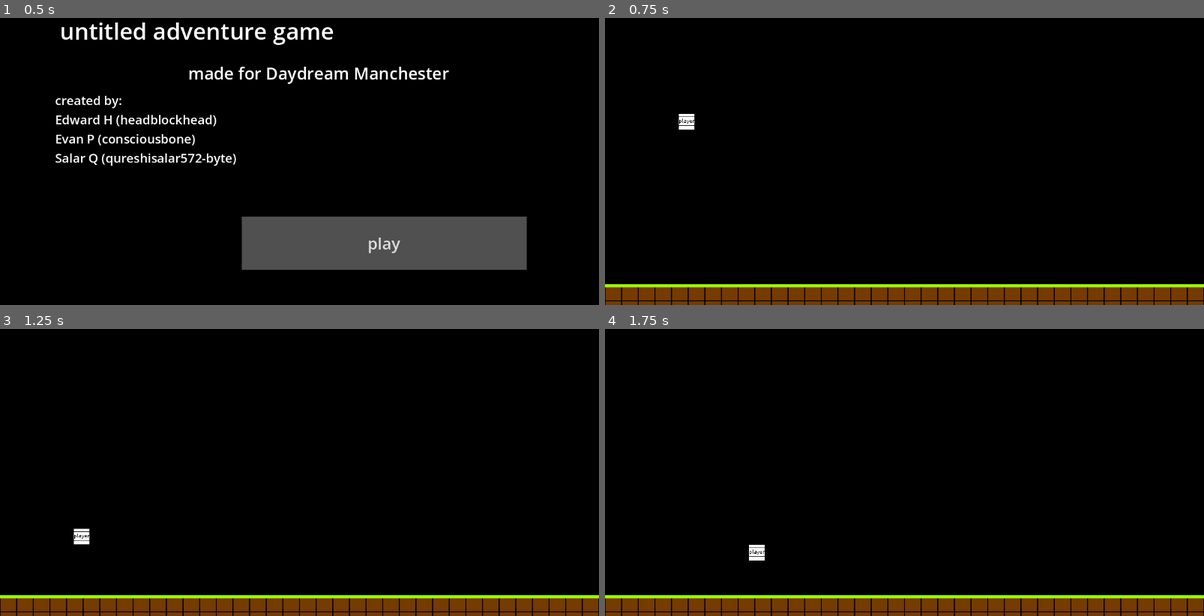
Above: before the commit, frames 1-4 (two rows, left to right).
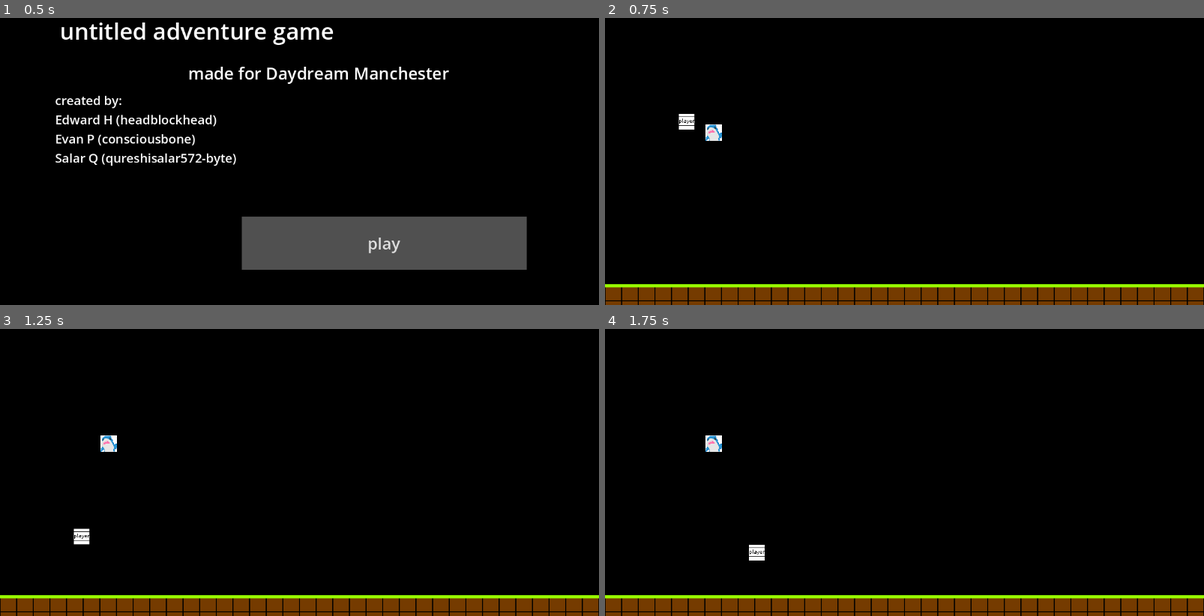
Above: after the commit, the same moments.

Repository: headblockhead/daydream-manchester
Game: Godot game, scene res://TitleScreen/title_screen.tscn
The game is run twice, just before and just after one commit, with the same random seed, the same clock (stepped at 60 frames per second) and the same inputs.
Inputs:
- Up to frame 1 (0.5 s): no input
- Up to frame 2 (0.75 s): click "play" at 0.5 s
- Up to frame 3 (1.25 s): no input
- Up to frame 4 (1.75 s): tap Enter (ui_accept) at 1.25, 1.52 s; hold Right (ui_right) from 1.28 s (still down)

Frame 1 is identical in both runs. In frame 2, 0.2% of the frame differs, in the area x 16-20%, y 37-43%; in frame 3, 0.2%; in frame 4, 0.2%.

Commit message:
feat: add friend

Diff:
--- /dev/null
+++ b/friend.tscn
@@ -0,0 +1,46 @@
+[gd_scene load_steps=7 format=3 uid="uid://duxiutacar2iy"]
+
+[ext_resource type="Texture2D" uid="uid://de57fe2b0xp1" path="res://friend.png" id="1_3hdib"]
+[ext_resource type="Texture2D" uid="uid://crgddaiyl048i" path="res://friend_blink.png" id="2_nvcv4"]
+[ext_resource type="Texture2D" uid="uid://b3e6a2w8jqcw2" path="res://friend_worried.png" id="3_nvcv4"]
+[ext_resource type="Texture2D" uid="uid://j7ycvhq7lis2" path="res://friend_death.png" id="4_k2ghq"]
+
+[sub_resource type="SpriteFrames" id="SpriteFrames_k2ghq"]
+animations = [{
+"frames": [{
+"duration": 10.0,
+"texture": ExtResource("1_3hdib")
+}, {
+"duration": 1.0,
+"texture": ExtResource("2_nvcv4")
+}],
+"loop": true,
+"name": &"default",
+"speed": 5.0
+}, {
+"frames": [{
+"duration": 1.0,
+"texture": ExtResource("3_nvcv4")
+}, {
+"duration": 1.0,
+"texture": ExtResource("4_k2ghq")
+}],
+"loop": true,
+"name": &"worried_death",
+"speed": 5.0
+}]
+
+[sub_resource type="RectangleShape2D" id="RectangleShape2D_k2ghq"]
+size = Vector2(32, 32)
+
+[node name="Node2D" type="Node2D"]
+
+[node name="CharacterBody2D" type="CharacterBody2D" parent="."]
+
+[node name="AnimatedSprite2D" type="AnimatedSprite2D" parent="CharacterBody2D"]
+texture_filter = 1
+sprite_frames = SubResource("SpriteFrames_k2ghq")
+animation = &"worried_death"
+
+[node name="CollisionShape2D" type="CollisionShape2D" parent="CharacterBody2D"]
+shape = SubResource("RectangleShape2D_k2ghq")
--- a/world0.tscn
+++ b/world0.tscn
@@ -1,7 +1,8 @@
-[gd_scene load_steps=5 format=4 uid="uid://ckudr8chj1kgo"]
+[gd_scene load_steps=6 format=4 uid="uid://ckudr8chj1kgo"]
 
 [ext_resource type="Texture2D" uid="uid://barm63frdlcir" path="res://tileset.png" id="1_nxx1f"]
 [ext_resource type="PackedScene" uid="uid://b088lp3apqk4d" path="res://player.tscn" id="2_luep3"]
+[ext_resource type="PackedScene" uid="uid://duxiutacar2iy" path="res://friend.tscn" id="3_1rg5t"]
 
 [sub_resource type="TileSetAtlasSource" id="TileSetAtlasSource_onrkg"]
 resource_name = "terrain"
@@ -173,6 +174,7 @@
 sources/1 = SubResource("TileSetAtlasSource_onrkg")
 
 [node name="Node2D" type="Node2D"]
+texture_filter = 1
 
 [node name="Node2D" parent="." instance=ExtResource("2_luep3")]
 position = Vector2(157, 283)
@@ -180,3 +182,6 @@
 [node name="TileMapLayer" type="TileMapLayer" parent="."]
 tile_map_data = PackedByteArray("AAAAABQAAQABAAEAAAABABQAAQABAAEAAAACABQAAQABAAEAAAADABQAAQABAAEAAAAEABQAAQABAAEAAAAFAB …(1792 unchanged characters)…
 tile_set = SubResource("TileSet_i3pqv")
+
+[node name="Node2D2" parent="." instance=ExtResource("3_1rg5t")]
+position = Vector2(209, 316)
Binary file added: friend.png
Not shown, added: friend.png.import
Binary file added: friend_blink.png
Not shown, added: friend_blink.png.import
Binary file added: friend_death.png
Not shown, added: friend_death.png.import
Binary file added: friend_worried.png
Not shown, added: friend_worried.png.import
Binary file added: portal.png
Not shown, added: portal.png.import
